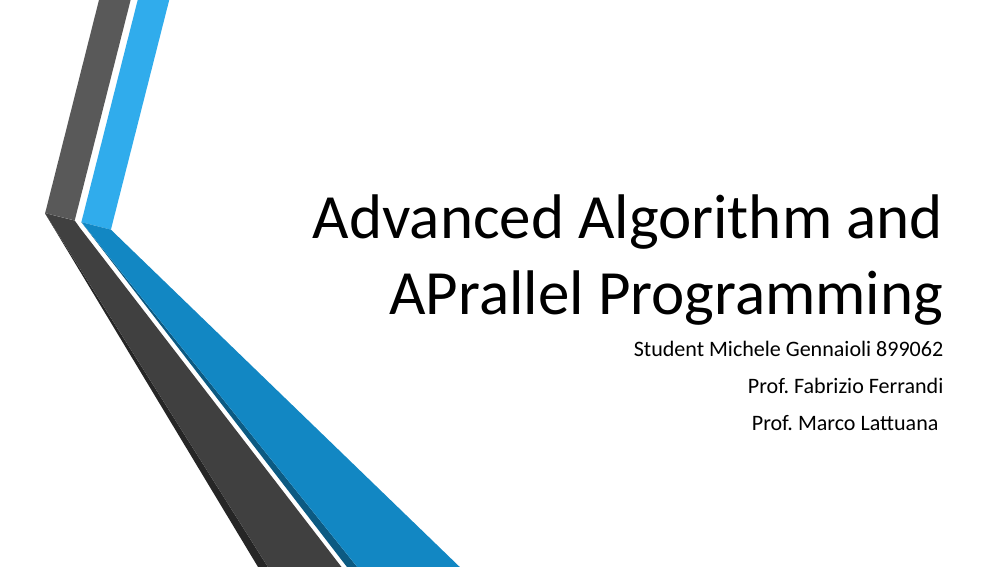
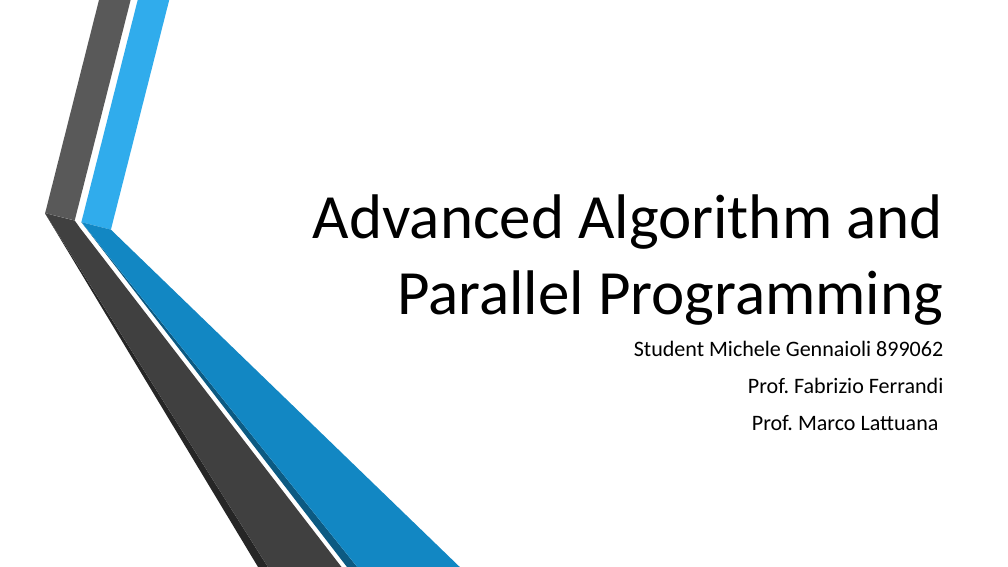
Before and after one commit to Mick95/ParallelProject, a slide deck: slide 1 of projectP/Presentation.pptx. Drawn at 1008x567 pixels with LibreOffice and Linux fonts; fonts in the diff are those of the drawing; background and template pictures are left out. Boxes give left, top, right and bottom in pixels: in the first picture for what was removed or moved away, otherwise in the second. Text is boxed around its words. In the diff, an @@ line names an element or a change of style, - is before the commit and + after.

```diff
--- a/projectP/Presentation.pptx
+++ b/projectP/Presentation.pptx
@@ title at [313, 194, 943, 325]: text changed @@
-Advanced Algorithm and APrallel Programming
+Advanced Algorithm and Parallel Programming
```
Also in this commit, not shown: 9 other slides changed.
